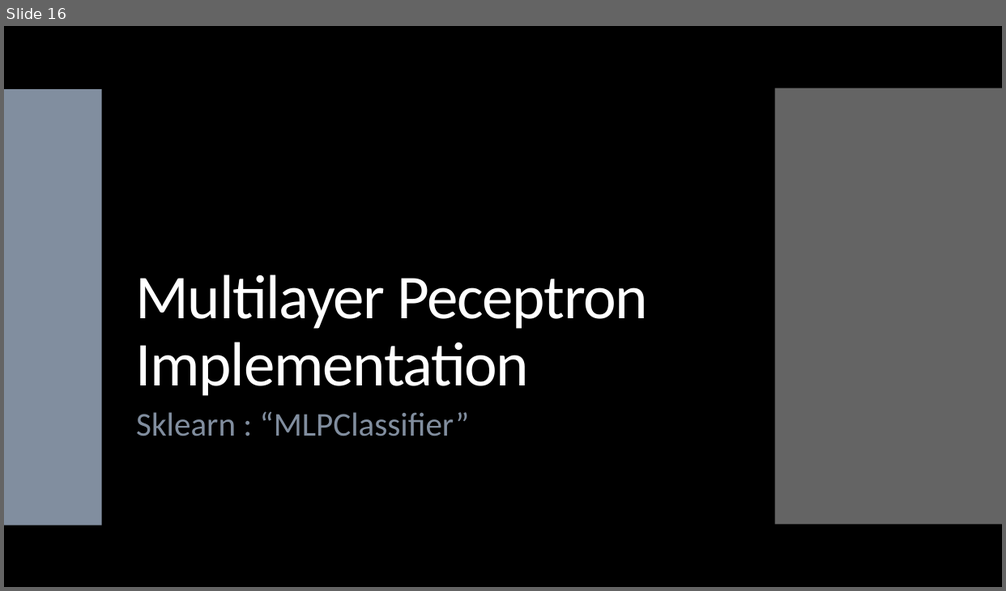
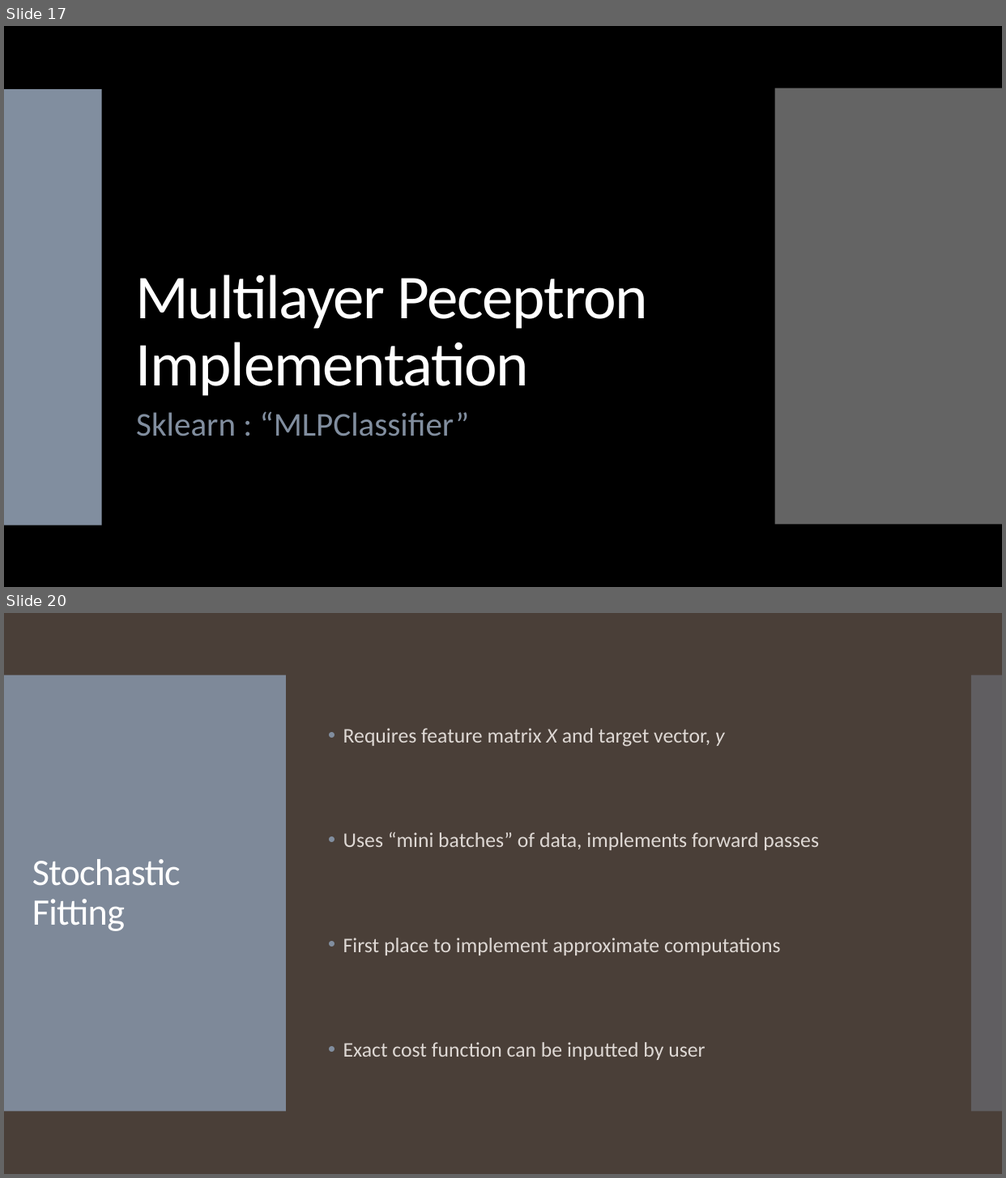
Before and after one commit to landonbuell/Convolutional-Neural-Networks, a slide deck: Presentations/11_03_2020/Training a Multilayer Perceptron with Stochastic Gradient Descent.pptx. Shown one above the other, each under a label of ours: slide 16 before the commit, slides 17 and 20 after it; the slides between them are not shown. The pictures are 1006x591 and 1006x1178 pixels, drawn with LibreOffice and Linux fonts; fonts in the diff are those of the drawing. Boxes give left, top, right and bottom in pixels: in the first picture for what was removed or moved away, otherwise in the second. Text is boxed around its words. In the diff, an @@ line names an element or a change of style, - is before the commit and + after.

Commit message:
8 March 2020
- Updates to source code breakdown
- Need to investigate discrete loss function gradient

```diff
--- a/Presentations/11_03_2020/Training a Multilayer Perceptron with Stochastic Gradient Descent.pptx
+++ b/Presentations/11_03_2020/Training a Multilayer Perceptron with Stochastic Gradient Descent.pptx
@@ slide 20 added at bbox=[4, 613, 1002, 1174], background #4A3F38; not listed: 2 template elements that a slide beside it also shows @@
@@ text added at bbox=[343, 728, 819, 1060], 20 pt, text #DED8D4 @@
+• Requires feature matrix X and target vector, y
+• Uses “mini batches” of data, implements forward passes
+• First place to implement approximate computations
+• Exact cost function can be inputted by user
@@ title added at bbox=[32, 859, 181, 931], 36 pt, text #FFFFFF @@
+Stochastic Fitting
@@ what was slide 16 is now slide 17 @@
```
Also in this commit, not shown: 3 slides changed, 5 other slides added, 1 other file.
